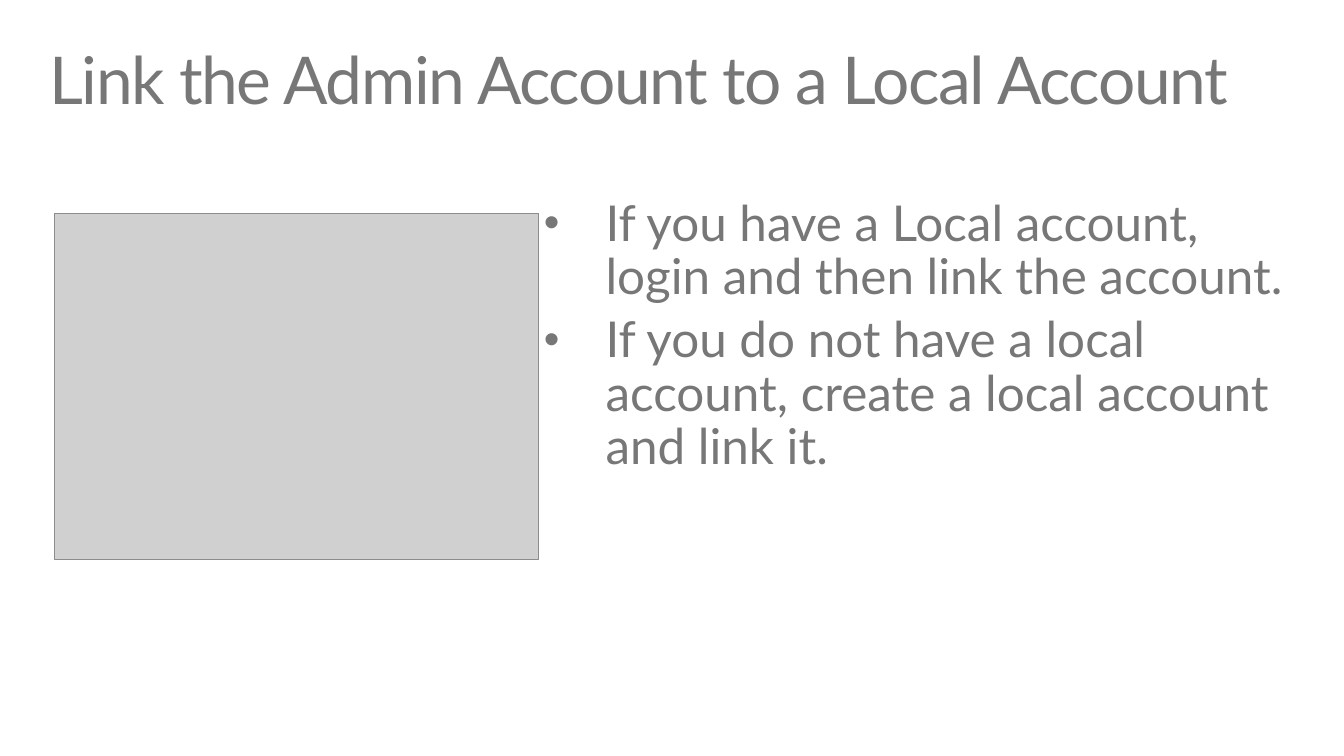
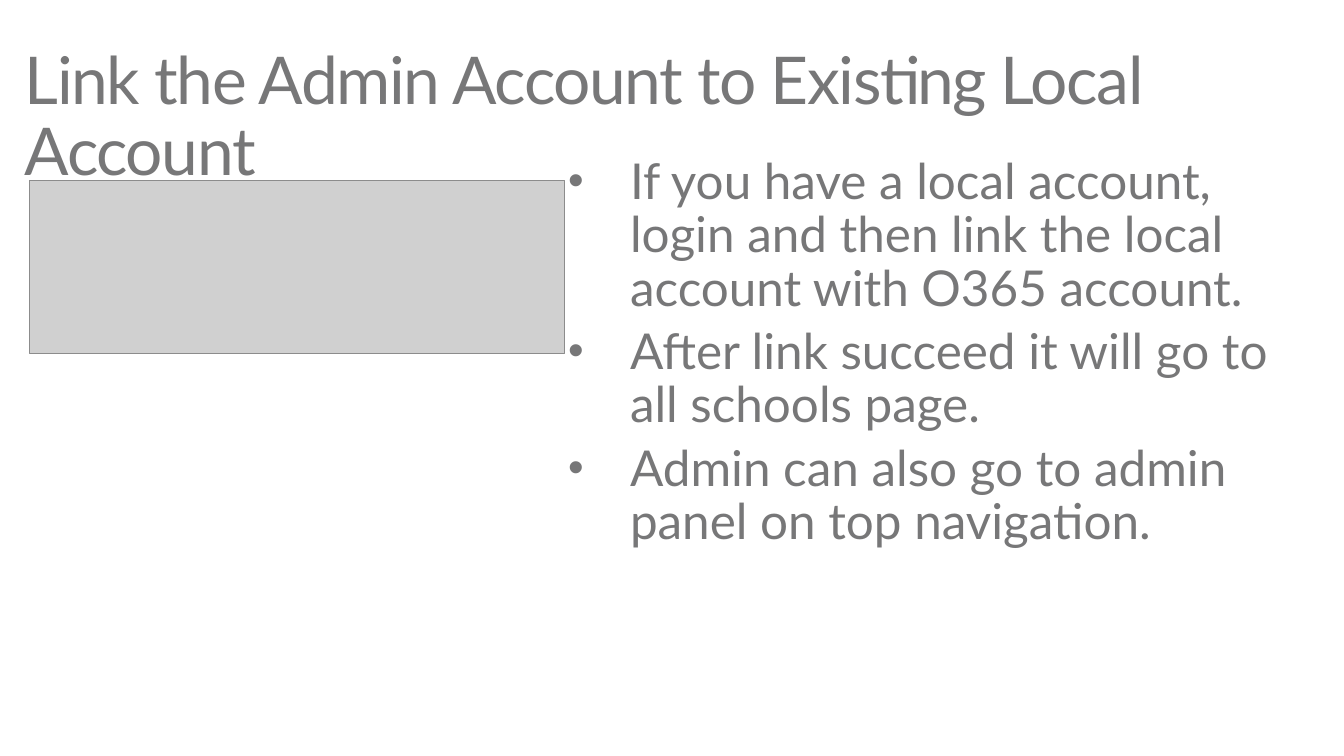
Before and after one commit to TJVering/EDUGraphAPI, a slide deck: slide 8 of EDU GRAPH-API Demo Script.pptx (slide 7 before the commit). Drawn at 1344x756 pixels with LibreOffice and Linux fonts; fonts in the diff are those of the drawing; grey boxes stand for pictures. Boxes give left, top, right and bottom in pixels: in the first picture for what was removed or moved away, otherwise in the second. Text is boxed around its words. In the diff, an @@ line names an element or a change of style, - is before the commit and + after.

```diff
--- a/EDU GRAPH-API Demo Script.pptx
+++ b/EDU GRAPH-API Demo Script.pptx
@@ title at (25,55,1144,188): text changed @@
-Link the Admin Account to a Local Account
+Link the Admin Account to Existing Local Account
@@ text at (630,162,1268,548): text changed @@
-• If you have a Local account, login and then link the account.
-• If you do not have a local account, create a local account and link it.
+• If you have a local account, login and then link the local account with O365 account.
+• After link succeed it will go to all schools page.
+• Admin can also go to admin panel on top navigation.
@@ picture added at (30,180,565,353) @@
@@ picture removed at (54,213,539,559) @@
```
Also in this commit, not shown: 9 other slides changed, 11 slides added, 3 slides removed, 27 other files.
